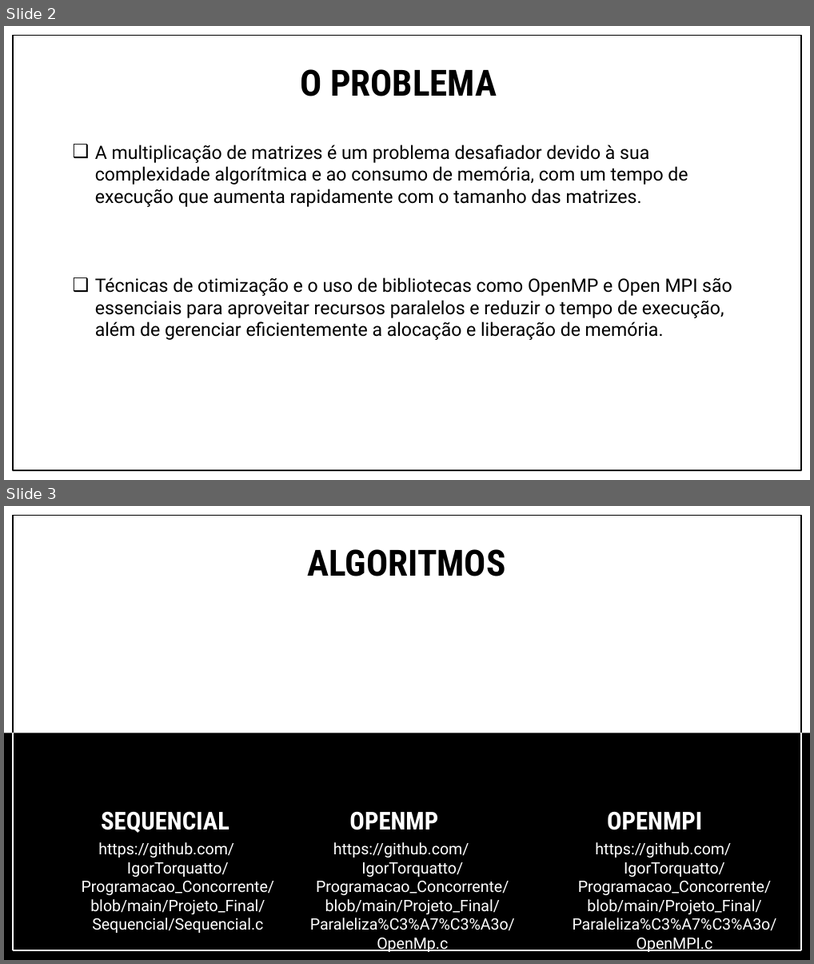
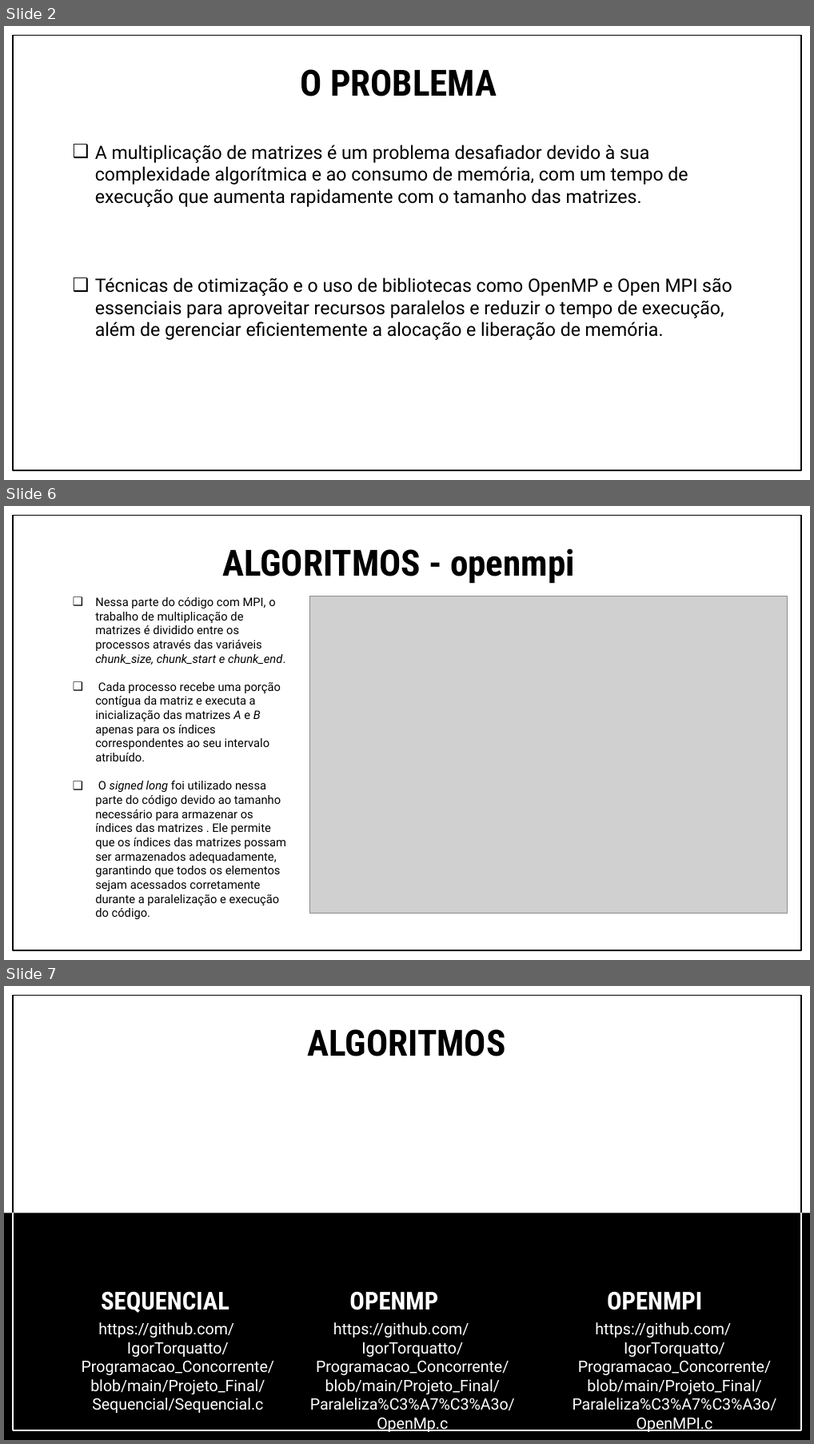
Before and after one commit to IgorTorquatto/Programacao_Concorrente, a slide deck: Projeto_Final/Implementação/Multiplicação_Matrizes.pptx. Shown one above the other, each under a label of ours: slides 2 and 3 before the commit, slides 2, 6 and 7 after it; the slides between them are not shown. The pictures are 814x964 and 814x1444 pixels, drawn with LibreOffice and Linux fonts; fonts in the diff are those of the drawing; grey boxes stand for pictures. Boxes give left, top, right and bottom in pixels: in the first picture for what was removed or moved away, otherwise in the second. Text is boxed around its words. In the diff, an @@ line names an element or a change of style, - is before the commit and + after.

```diff
--- a/Projeto_Final/Implementação/Multiplicação_Matrizes.pptx
+++ b/Projeto_Final/Implementação/Multiplicação_Matrizes.pptx
@@ slide 6 added at box(4, 506, 810, 960), background #FFFFFF; not listed: 1 template element that a slide beside it also shows @@
@@ title added at box(222, 548, 575, 584), 43 pt, text #000000, bold @@
+ALGORITMOS - openmpi
@@ subtitle added at box(95, 597, 286, 919), 14 pt, text #000000 @@
+❑ Nessa parte do código com MPI, o trabalho de multiplicação de matrizes é dividido entre os processos através das variáveis chunk_size, chunk_start e chunk_end.
+❑ Cada processo recebe uma porção contígua da matriz e executa a inicialização das matrizes A e B apenas para os índices correspondentes ao seu intervalo atribuído.
+❑ O signed long foi utilizado nessa parte do código devido ao tamanho necessário para armazenar os índices das matrizes . Ele permite que os índices das matrizes possam ser armazenados adequadamente, garantindo que todos os elementos sejam acessados corretamente durante a paralelização e execução do código.
@@ picture added at box(310, 596, 787, 912) @@
@@ what was slide 3 is now slide 7 @@
```
Also in this commit, not shown: 3 slides changed, 4 other slides added, 14 other files.
